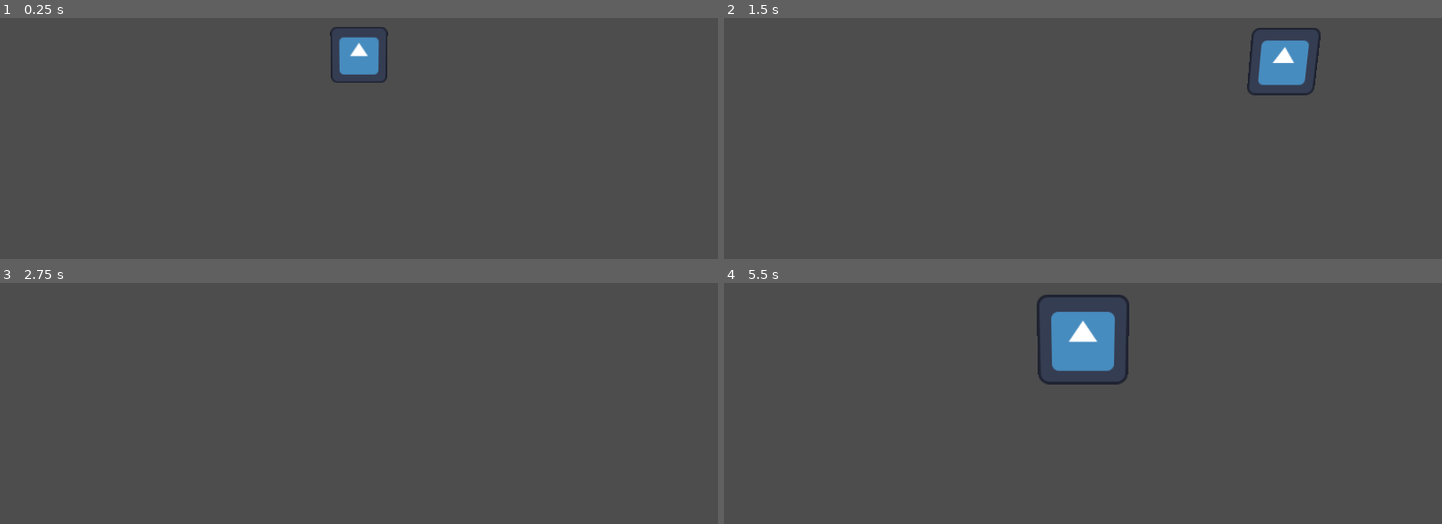
Above: before the commit, frames 1-4 (two rows, left to right).
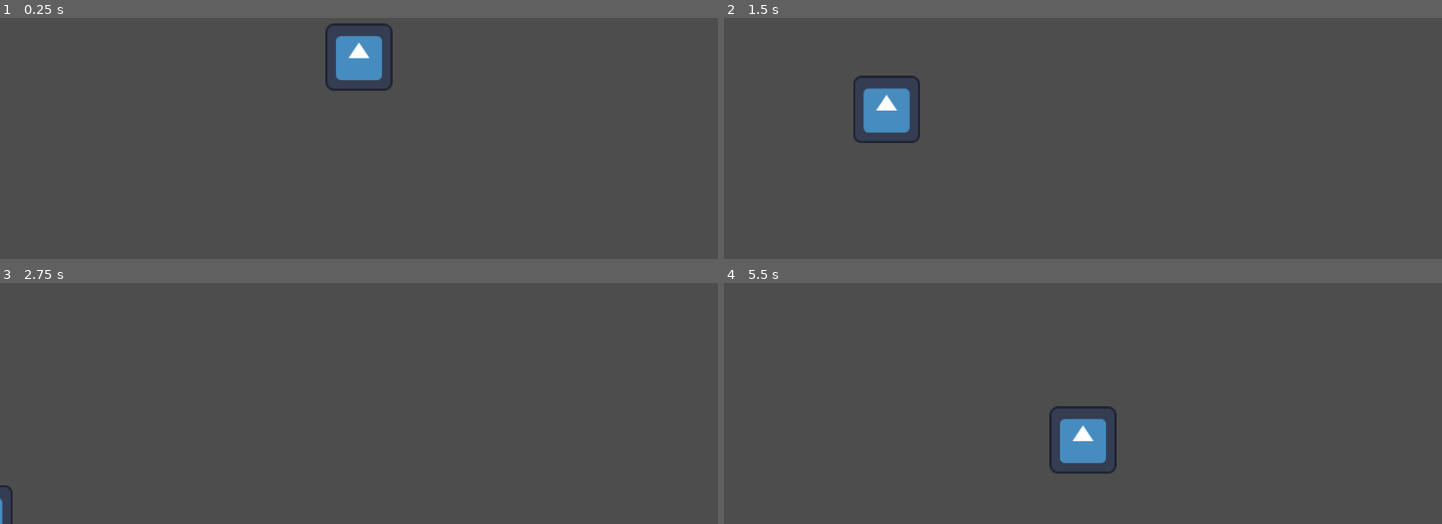
Above: after the commit, the same moments.

Repository: tliam1/Ludum_Dare_56
Game: Godot game, scene res://Scenes/test_3d.tscn
The game is run twice, just before and just after one commit, with the same random seed, the same clock (stepped at 60 frames per second) and the same inputs. The project has no main scene, so this scene is started directly. The engine's default icon, where the game draws it, is replaced by a stand-in: a white triangle on a blue panel in a dark square.
Inputs:
- Up to frame 1 (0.25 s): no input
- Up to frame 2 (1.5 s): tap Enter (ui_accept) at 0.5, 0.77 s; hold A (Move_Right) 0.53-1.28 s; hold S (Move_Backward) from 1.28 s (still down)
- Up to frame 3 (2.75 s): tap Enter (ui_accept) at 1.52 s; release S (Move_Backward) at 2.03 s; hold A (Move_Right) from 2.03 s (still down)
- Up to frame 4 (5.5 s): release A (Move_Right) at 2.78 s; hold W (Move_Forward) 2.78-3.53 s; tap Enter (ui_accept) at 3.02, 3.77, 4.52 s; hold D (Move_Left) 3.53-5.03 s; hold S (Move_Backward) from 5.03 s (still down)

The runs differ from the first frame. In frame 1, 0.9% of the frame differs, in the area x 45-55%, y 2-31%; in frame 2, 3.2%; in frame 3, 0.1%; in frame 4, 4.4%, in the area x 43-57%, y 4-80%.

Commit message:
camera adustments

Diff:
--- a/Scenes/test_3d.tscn
+++ b/Scenes/test_3d.tscn
@@ -15,7 +15,8 @@
 shape = SubResource("BoxShape3D_4bivf")
 
 [node name="Sprite3D" type="Sprite3D" parent="CharacterBody3D"]
+transform = Transform3D(-1, -8.74228e-08, 3.82137e-15, 0, -4.37114e-08, -1, 8.74228e-08, -1, 4.37114e-08, 0, 0, 0)
 texture = ExtResource("1_i2fcs")
 
 [node name="Camera3D" type="Camera3D" parent="."]
-transform = Transform3D(1, 0, 0, 0, 0.991209, 0.132308, 0, -0.132308, 0.991209, 0, 0.740268, 5.8631)
+transform = Transform3D(1, 0, 0, 0, -4.37114e-08, 1, 0, -1, -4.37114e-08, 0, 5.02, 0)
--- a/Scripts/PlayerController.gd
+++ b/Scripts/PlayerController.gd
@@ -17,10 +17,14 @@
 #	if Input.is_action_just_pressed("ui_accept") and is_on_floor():
 #		velocity.y = JUMP_VELOCITY
 
-	# Get the input direction and handle the movement/deceleration.
-	# As good practice, you should replace UI actions with custom gameplay actions.
-	var input_dir = Input.get_vector("Move_Left", "Move_Right", "Move_Forward", "Move_Backward")
+
+
+	#Input dir depends on how the camera faces the player
+	#var input_dir = Input.get_vector("Move_Left", "Move_Right", "Move_Forward", "Move_Backward")
+	var input_dir = Input.get_vector("Move_Right", "Move_Left", "Move_Forward", "Move_Backward")
 	var direction = (transform.basis * Vector3(input_dir.x, 0, input_dir.y)).normalized()
+
+	# Needs inertia
 	if direction:
 		velocity.x = direction.x * SPEED
 		velocity.z = direction.z * SPEED
